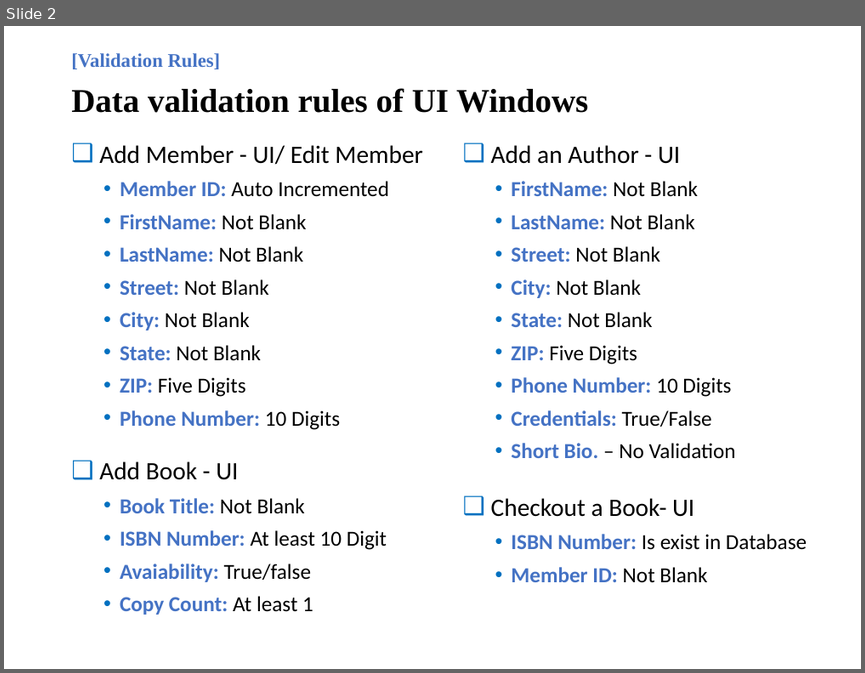
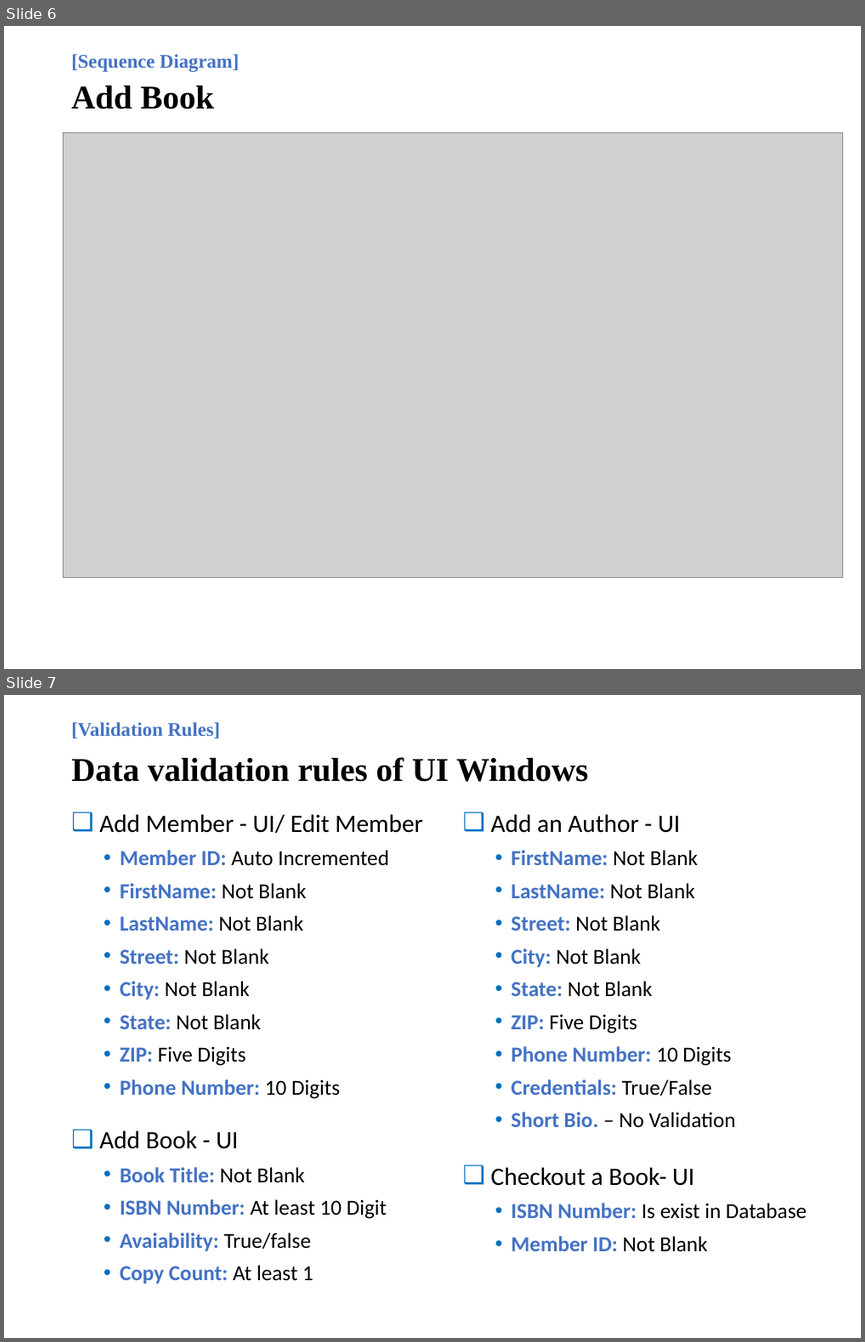
Before and after one commit to vijay9711/MPP_Project, a slide deck: doc/Presentation File.pptx. Shown one above the other, each under a label of ours: slide 2 before the commit, slides 6 and 7 after it. The pictures are 865x673 and 865x1342 pixels, drawn with LibreOffice and Linux fonts; fonts in the diff are those of the drawing; grey boxes stand for pictures. Boxes give left, top, right and bottom in pixels: in the first picture for what was removed or moved away, otherwise in the second. Text is boxed around its words. In the diff, an @@ line names an element or a change of style, - is before the commit and + after.

```diff
--- a/doc/Presentation File.pptx
+++ b/doc/Presentation File.pptx
@@ slide 6 added at <box>4,26,861,669</box>, background #FFFFFF @@
@@ text added at <box>71,54,239,109</box>, 16.2 pt, text #4472C4, bold @@
+[Sequence Diagram]
+Add Book
@@ picture added at <box>64,133,843,578</box> @@
@@ what was slide 2 is now slide 7 @@
```
Also in this commit, not shown: 2 slides changed, 4 other slides added, 3 other files.
